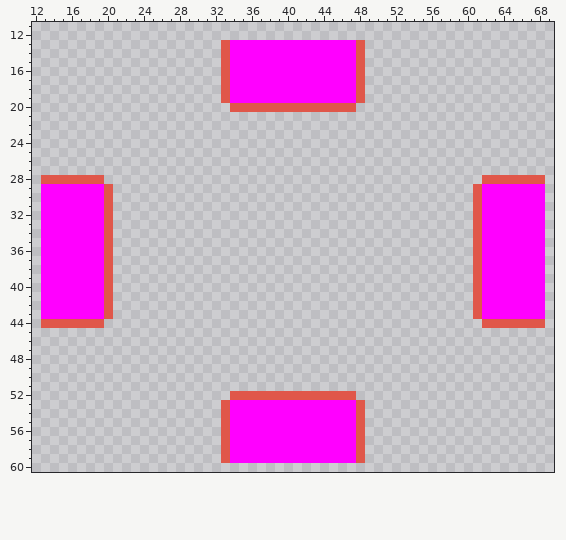
File history of a pixel-art file, aseprite-source/pfight/v47/strip/sock-strip-body-hole.aseprite. The picture above is the old version.
70x61 pixels, 1 frame. Shown: x 12..69, y 11..60. The old version is drawn lined up with the new one, on the new canvas.
After the commit:
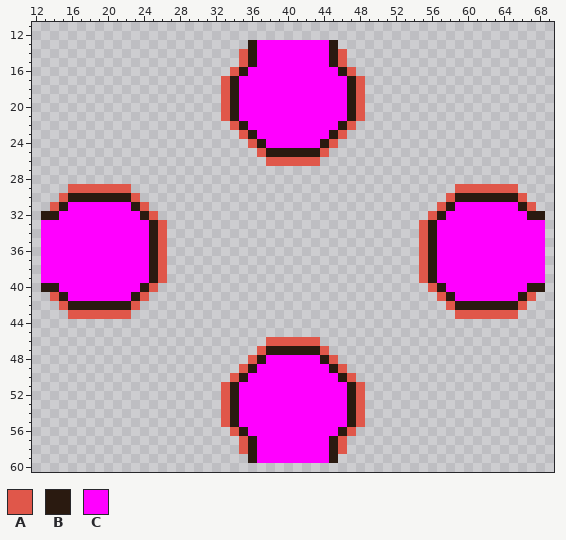
Palette (. is transparent): A #e0574a  B #2a1a10  C #ff00ff
Diff:
canvas 70x61 -> 82x73, the old top-left corner now at 6,6
y 13: x 33..36 ACCC -> ...B; x 45..48 CCCA -> B...
y 14..15: x 33..36 ACCC -> ..AB; x 45..48 CCCA -> BA..
y 16: x 33..35 ACC -> .AB; x 46..48 CCA -> BA.
y 17..19: x 34 C -> B; x 47 C -> B
y 20: x 33..48 .AAAAAAAAAAAAAA. -> ABCCCCCCCCCCCCBA
y 21: x 33..48 ................ -> ABCCCCCCCCCCCCBA
y 22: x 34..47 .............. -> ABCCCCCCCCCCBA
y 23: x 35..46 ............ -> ABCCCCCCCCBA
y 24: x 36..45 .......... -> ABCCCCCCBA
y 25: x 37..44 ........ -> ABBBBBBA
y 26: x 38..43 ...... -> AAAAAA
y 28: x 13..19 AAAAAAA -> .......; x 62..68 AAAAAAA -> .......
y 29: x 13..19 CCCCCCC -> ...AAAA; x 21..22 .. -> AA; x 59..60 .. -> AA; x 62..68 CCCCCCC -> AAAA...
y 30: x 13..23 CCCCCCCA... -> ..ABBBBBBBA; x 58..68 ...ACCCCCCC -> ABBBBBBBA..
y 31: x 13..15 CCC -> .AB; x 20..24 A.... -> CCCBA; x 57..61 ....A -> ABCCC; x 66..68 CCC -> BA.
y 32: x 13..14 CC -> BB; x 20..25 A..... -> CCCCBA; x 56..61 .....A -> ABCCCC; x 67..68 CC -> BB
y 33..39: x 20..26 A...... -> CCCCCBA; x 55..61 ......A -> ABCCCCC
y 40: x 13..14 CC -> BB; x 20..25 A..... -> CCCCBA; x 56..61 .....A -> ABCCCC; x 67..68 CC -> BB
y 41: x 13..15 CCC -> .AB; x 20..24 A.... -> CCCBA; x 57..61 ....A -> ABCCC; x 66..68 CCC -> BA.
y 42: x 13..23 CCCCCCCA... -> ..ABBBBBBBA; x 58..68 ...ACCCCCCC -> ABBBBBBBA..
y 43: x 13..19 CCCCCCC -> ...AAAA; x 21..22 .. -> AA; x 59..60 .. -> AA; x 62..68 CCCCCCC -> AAAA...
y 44: x 13..19 AAAAAAA -> .......; x 62..68 AAAAAAA -> .......
y 46: x 38..43 ...... -> AAAAAA
y 47: x 37..44 ........ -> ABBBBBBA
y 48: x 36..45 .......... -> ABCCCCCCBA
y 49: x 35..46 ............ -> ABCCCCCCCCBA
y 50: x 34..47 .............. -> ABCCCCCCCCCCBA
y 51: x 33..48 ................ -> ABCCCCCCCCCCCCBA
y 52: x 33..48 .AAAAAAAAAAAAAA. -> ABCCCCCCCCCCCCBA
y 53..55: x 34 C -> B; x 47 C -> B
y 56: x 33..35 ACC -> .AB; x 46..48 CCA -> BA.
y 57..58: x 33..36 ACCC -> ..AB; x 45..48 CCCA -> BA..
y 59: x 33..36 ACCC -> ...B; x 45..48 CCCA -> B...
Where, in picture pixels (left, top, right, bottom), the same in both pictures:
changed: (221, 40, 365, 166)
changed: (41, 175, 167, 328)
changed: (419, 175, 545, 328)
changed: (221, 337, 365, 463)
